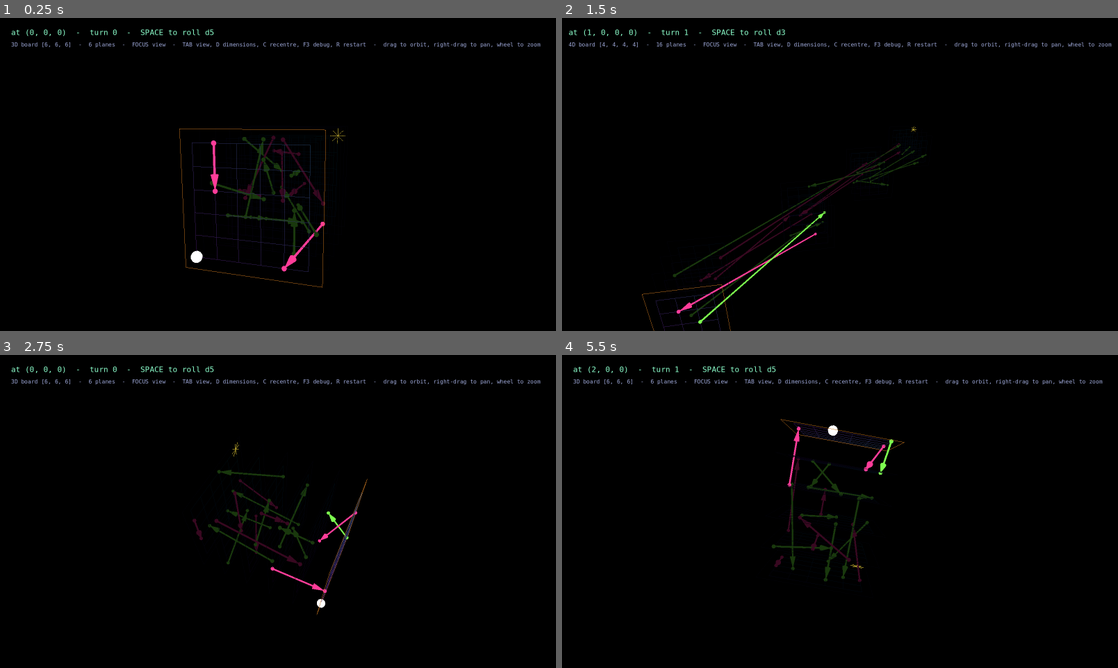
Above: before the commit, frames 1-4 (two rows, left to right).
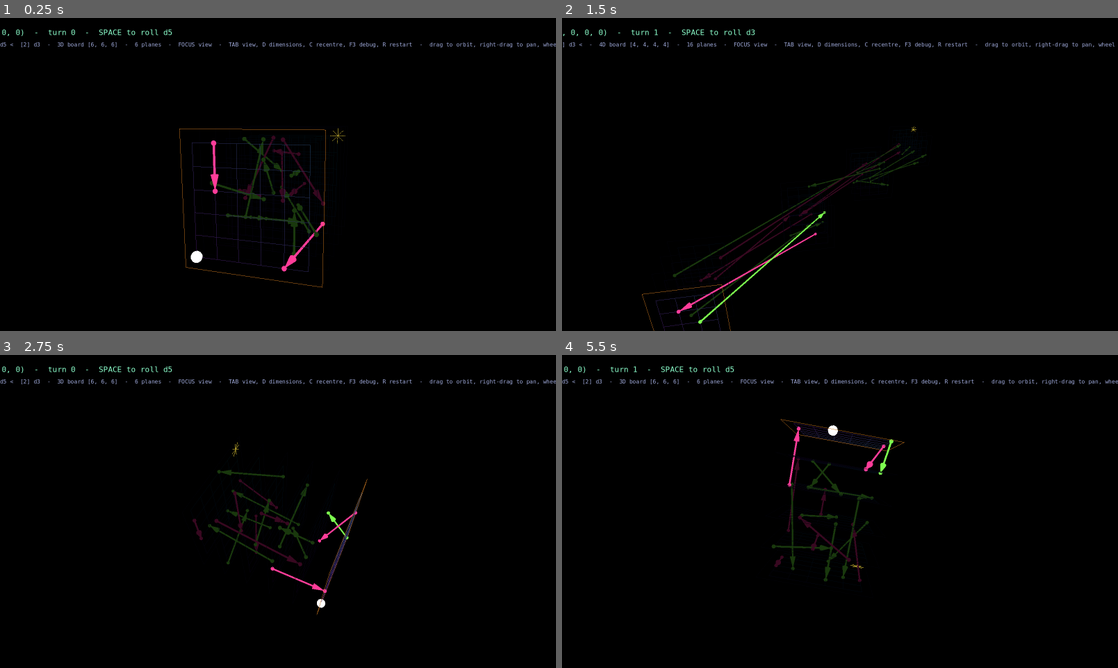
Above: after the commit, the same moments.

Repository: SamTech37/snakes-and-ladder-Ndim
Game: Godot game, scene res://src/main/main.tscn
The game is run twice, just before and just after one commit, with the same random seed, the same clock (stepped at 60 frames per second) and the same inputs.
Inputs (mouse positions are in pixels of both pictures, inside the frame that each line leads up to):
- Up to frame 1 (0.25 s): no input
- Up to frame 2 (1.5 s): tap Enter (ui_accept) at 0.5, 0.77, 1.07 s; move the mouse to (962, 158) at 0.52 s; hold D 0.53-1.25 s; tap X at 0.6 s; click (962, 158) at 0.67 s; tap 1 at 0.8 s; drag from (728, 190) to (812, 237) at 1.27 s
- Up to frame 3 (2.75 s): tap Enter (ui_accept) at 2 s; move the mouse to (333, 442) at 2.02 s; hold D from 2.03 s (still down); tap 9 at 2.1 s; tap R at 2.3 s
- Up to frame 4 (5.5 s): release D at 2.75 s; tap Enter (ui_accept) at 2.75, 3.5, 5 s; drag from (812, 574) to (673, 464) at 2.77 s; move the mouse to (1006, 558) at 3.52 s; hold Enter (ui_accept) 3.53-4.25 s; tap X at 3.8 s; drag from (673, 464) to (756, 433) at 4.27 s; move the mouse to (867, 511) at 5.02 s; tap 1 at 5.1 s; click (867, 511) at 5.17 s; tap 9 at 5.3 s

The runs differ from the first frame. In frame 1, 1.0% of the frame differs, in the area x 0-100%, y 3-10%; in frame 2, 1.0%; in frame 3, 1.0%; in frame 4, 1.0%.

Commit message:
feat: a dice kit and rerolls, so the far wall can be played against
Exact landing made the endgame a wait rather than a decision. tests/odds.gd
solves the lattice by value iteration: travel costs 2K(N-1)/(D+1) rolls and the
exact-landing rule multiplies that by 2.5-3x, all of it stall against the wall.
A bigger die is worse - on [4,4,4,4] a d6 costs 19.1 rolls against a d3's 9.6 -
because large faces are dead weight beside a wall.

So the player now picks a die before rolling. Rules.DICE is [6, 3], capped and
deduplicated per board, which gives [6,6,6] a d5 and a d3 and leaves [4,4,4,4]
with one d3. Measured: [6,6,6] falls from 13.4 expected rolls to 8.59.

No d1 in the kit: it makes a forward move legal everywhere but the goal, which
would delete the endgame outright. It is unlock material.

A roll that traps you - nothing legal, one forced move, or nothing that gets
closer - grants a reroll token, spent with X to roll again without spending a
turn. The token arrives on the roll that traps you, so a losing move is never
mandatory, which is why there is no separate decline option.

odds.gd asserts [6,6,6] stays inside 4-16 rolls so tuning cannot quietly turn
the game back into a slog. test_play.gd asserts the grant fires on exactly the
trapped rolls and that a reroll costs no turn.

Co-Authored-By: Claude Opus 5 <noreply@anthropic.com>

Diff:
--- a/src/game/rules.gd
+++ b/src/game/rules.gd
@@ -8,6 +8,41 @@
 ## whole game over them.
 
 const Board = preload("res://src/board/board.gd")
+
+## The dice the player picks between before rolling. Measured on [6,6,6]: a single d5
+## costs 13.4 rolls under optimal play and picking between d6 and d3 costs 9.4, which
+## beats every rule-level fix for the exact-landing endgame (declining a turn 10.4,
+## bouncing off the wall 10.4) and is a decision rather than a rule.
+##
+## ponytail: no d1. With a d1 a forward move is legal from every cell but the goal, so
+## it deletes the endgame, the forfeits and every reroll the player could earn -- it is
+## something to unlock, not something to hand over at the start.
+const DICE := [6, 3]
+
+
+## The kit as it exists on this board, capped and deduplicated. On a 4-wide lattice
+## both dice cap to 3, and offering the same die twice is noise.
+static func kit(size: PackedInt32Array) -> PackedInt32Array:
+	var out := PackedInt32Array()
+	for d in DICE:
+		var f := die_faces(d, size)
+		if not out.has(f):
+			out.append(f)
+	return out
+
+
+## True when this roll traps the player: nothing legal, one forced move, or nothing
+## that gets closer to the goal. Granting the token on the same roll that traps you is
+## what keeps a losing move from ever being mandatory -- you always hold one when it
+## matters, so no separate "decline" rule is needed.
+static func grants_reroll(moves: Array, from: PackedInt32Array, size: PackedInt32Array) -> bool:
+	if moves.size() <= 1:
+		return true
+	var d := Board.dist_to_goal(from, size)
+	for m in moves:
+		if Board.dist_to_goal(m["coords"], size) < d:
+			return false
+	return true
 
 
 ## d6 on a board wide enough for it. An axis of extent 5 can only ever be crossed in
--- a/src/hud/hud.gd
+++ b/src/hud/hud.gd
@@ -19,19 +19,43 @@
 		return
 	var here := "(%s)" % ", ".join(Array(s["coords"]).map(func(v): return str(v)))
 	if s["roll"] == 0:
-		status.text = "at %s  -  turn %d  -  SPACE to roll d%d" % [here, s["turns"], s["faces"]]
-		menu.text = "%dD board %s  -  %d planes  -  %s view  -  TAB view, D dimensions, C recentre, F3 debug, R restart  -  drag to orbit, right-drag to pan, wheel to zoom" \
-				% [s["size"].size(), str(s["size"]), Board.plane_count(s["size"]), s["mode"]]
+		status.text = "at %s  -  turn %d  -  SPACE to roll d%d%s" \
+				% [here, s["turns"], s["faces"], _tokens(s)]
+		menu.text = "%s  -  %dD board %s  -  %d planes  -  %s view  -  TAB view, D dimensions, C recentre, F3 debug, R restart  -  drag to orbit, right-drag to pan, wheel to zoom" \
+				% [_kit(s), s["size"].size(), str(s["size"]), Board.plane_count(s["size"]), s["mode"]]
 		return
-	status.text = "rolled %d  -  at %s  -  turn %d" % [s["roll"], here, s["turns"]]
+	status.text = "rolled %d on d%d  -  at %s  -  turn %d%s" \
+			% [s["roll"], s["faces"], here, s["turns"], _tokens(s)]
 	var moves: Array = s["moves"]
 	if moves.is_empty():
-		menu.text = "no legal move, turn forfeit  -  SPACE to roll again"
+		menu.text = "no legal move  -  %s  -  SPACE to roll again" % _escape(s)
 		return
 	var lines := PackedStringArray()
 	for i in moves.size():
 		lines.append("%d)  %s" % [i + 1, _move_label(moves[i], s["size"], s["links"])])
+	if s["rerolls"] > 0:
+		lines.append(_escape(s))
 	menu.text = "\n".join(lines)
+
+
+func _tokens(s: Dictionary) -> String:
+	return "" if s["rerolls"] == 0 else "  -  %d reroll%s" % [s["rerolls"], "" if s["rerolls"] == 1 else "s"]
+
+
+func _escape(s: Dictionary) -> String:
+	if s["rerolls"] <= 0:
+		return "no reroll left"
+	return "X to reroll (%d left)" % s["rerolls"]
+
+
+## The kit, with the selected die marked. The number keys pick between them while no
+## markers are up, which is the same key doing the other half of its job.
+func _kit(s: Dictionary) -> String:
+	var kit: PackedInt32Array = s["kit"]
+	var parts := PackedStringArray()
+	for i in kit.size():
+		parts.append("[%d] d%d%s" % [i + 1, kit[i], " <" if i == s["die_index"] else ""])
+	return "die  " + "  ".join(parts)
 
 
 func _move_label(m: Dictionary, size: PackedInt32Array, links: Dictionary) -> String:
--- a/src/main/main.gd
+++ b/src/main/main.gd
@@ -52,6 +52,14 @@
 ## using rather than snapping to the default. SPREAD is deliberately not remembered.
 var parked := {}
 
+## Which die in `Rules.kit(size)` the next roll uses. A big die is dead weight against
+## a wall -- picking the small one is how the endgame is played rather than endured.
+var die_index := 0
+
+## Spent with X to roll again without spending a turn. Earned on any roll that traps
+## you, so the compensation arrives exactly when the wall does.
+var rerolls := 0
+
 var dragging := false
 var panning := false
 
@@ -82,6 +90,8 @@
 	moves = []
 	won = false
 	busy = false
+	rerolls = 0
+	die_index = mini(die_index, Rules.kit(size).size() - 1)
 	rig.pan = Vector2.ZERO
 	view3d.size = size
 	player.position = view3d.world(coords)
@@ -100,13 +110,15 @@
 	hud.refresh({
 		"coords": coords, "size": size, "links": links, "moves": moves,
 		"roll": roll, "turns": turns, "won": won,
-		"faces": Rules.die_faces(6, size),
+		"faces": die_faces(), "kit": Rules.kit(size), "die_index": die_index,
+		"rerolls": rerolls,
 		"mode": "SPREAD" if view == View.SPREAD else "FOCUS",
 	})
 
 
+## Faces on the die currently selected.
 func die_faces() -> int:
-	return Rules.die_faces(6, size)
+	return Rules.kit(size)[die_index]
 
 
 ## Layout, camera and everything sitting on the board move together, so the deck
@@ -170,14 +182,38 @@
 
 
 func do_roll() -> void:
+	_roll(true)
+
+
+## Spends a token to roll again on the same turn. Nothing else undoes a bad roll, so
+## this is the whole escape hatch -- and a reroll that traps you again earns another
+## token, which is what stops a run of walls from spiralling.
+func reroll() -> void:
+	if busy or won or roll == 0 or rerolls <= 0:
+		return
+	rerolls -= 1
+	_roll(false)
+
+
+func _roll(spend_turn: bool) -> void:
 	roll = rng.randi_range(1, die_faces())
-	turns += 1
+	if spend_turn:
+		turns += 1
 	moves = Board.legal_moves(coords, size, roll)
+	if Rules.grants_reroll(moves, coords, size):
+		rerolls += 1
 	ghosts.show_moves(moves, links)
 	_redraw()
 	_refresh_hud()
-	if moves.is_empty():
-		roll = 0
+
+
+## Picks a die from the kit. Only between choices -- once markers are on the board the
+## number keys are choosing one of them.
+func _pick_die(i: int) -> void:
+	if won or i >= Rules.kit(size).size():
+		return
+	die_index = i
+	_refresh_hud()
 
 
 func choose(i: int) -> void:
@@ -276,7 +312,14 @@
 			return
 		elif event.is_action_pressed("ui_accept") and moves.is_empty():
 			do_roll()
+		elif event.keycode == KEY_X:
+			reroll()
 		elif event.keycode >= KEY_1 and event.keycode <= KEY_9:
-			choose(event.keycode - KEY_1)
+			# Same keys, two disjoint states: markers on the board means they are
+			# choosing a move, no markers means they are choosing the next die.
+			if moves.is_empty():
+				_pick_die(event.keycode - KEY_1)
+			else:
+				choose(event.keycode - KEY_1)
 		elif event.keycode == KEY_0:
 			choose(9)
--- /dev/null
+++ b/tests/odds.gd
@@ -0,0 +1,100 @@
+extends SceneTree
+
+## How long a game takes, solved rather than guessed.
+##
+## Value iteration over the whole lattice: E[rolls] from the start cell to the goal
+## under a player who always picks the best move and the best die. Driven through
+## Board.legal_moves() and Rules.kit(), so it measures the rules that ship rather than
+## a copy of them that can drift.
+##
+## Links are left out on purpose -- they are random per game, and what is being
+## measured here is the cost the *lattice* imposes: travel is 2K(N-1)/(D+1) rolls, and
+## the exact-landing endgame multiplies it. That multiplier is the number worth
+## watching, and it is the one a die or a rule change moves.
+##
+## Rerolls are left out for the same reason: they only ever lower this, so the number
+## printed here is the ceiling a real game plays under.
+##
+## Run: godot --headless --script tests/odds.gd
+
+const Board = preload("res://src/board/board.gd")
+const Rules = preload("res://src/game/rules.gd")
+const Main = preload("res://src/main/main.gd")
+
+## What a game on the default board should cost. Below this the board is a formality;
+## above it, a slog. The measured 13.4 rolls for a lone d5 sat at the top of it, and
+## the dice kit is what brought it down.
+const TARGET := Vector2(4.0, 16.0)
+
+
+func _initialize() -> void:
+	print("\n%-16s %6s %10s %10s" % ["board", "kit", "E[rolls]", "floor"])
+	for size in Main.SIZES:
+		var e := _solve(size)
+		print("%-16s %6s %10.2f %10.2f" % [str(size), str(Rules.kit(size)), e, _floor(size)])
+		if size == Main.SIZES[0]:
+			assert(e >= TARGET.x and e <= TARGET.y,
+					"%s takes %.1f rolls, outside the %.0f-%.0f the game is tuned for"
+					% [str(size), e, TARGET.x, TARGET.y])
+	print("")
+	quit()
+
+
+## Travel with no exact-landing rule: the Manhattan distance over the mean roll of the
+## best die in the kit. Everything above this is what the walls cost.
+func _floor(size: PackedInt32Array) -> float:
+	var best := 0.0
+	for d in Rules.kit(size):
+		best = maxf(best, (float(d) + 1.0) * 0.5)
+	return float(Board.dist_to_goal(Board.index_to_coords(0, size), size)) / best
+
+
+## Gauss-Seidel until it stops moving. Sweeping from the cells nearest the goal
+## outward means most states are solved in the first pass.
+func _solve(size: PackedInt32Array) -> float:
+	var n := Board.total_cells(size)
+	var goal := n - 1
+	var v := PackedFloat64Array()
+	v.resize(n)
+
+	var dist := PackedInt32Array()
+	dist.resize(n)
+	for i in n:
+		dist[i] = Board.dist_to_goal(Board.index_to_coords(i, size), size)
+	var order := range(n)
+	order.sort_custom(func(a, b): return dist[a] < dist[b])
+
+	var kit := Rules.kit(size)
+	for _pass in 500:
+		var delta := 0.0
+		for i in order:
+			if i == goal:
+				continue
+			var c := Board.index_to_coords(i, size)
+			var best := INF
+			# The player picks the die as well as the move, so the value of a cell is
+			# the value of its best die.
+			for faces in kit:
+				var acc := 0.0
+				var stuck := 0
+				for roll in range(1, faces + 1):
+					var moves := Board.legal_moves(c, size, roll)
+					if moves.is_empty():
+						stuck += 1
+						continue
+					var cheapest := INF
+					for m in moves:
+						cheapest = minf(cheapest, v[Board.coords_to_index(m["coords"], size)])
+					acc += cheapest
+				if stuck == faces:
+					continue
+				# A forfeit is a self-loop: E = (1 + sum of the rest) / (1 - p_stuck).
+				var e := (1.0 + acc / faces) / (1.0 - float(stuck) / faces)
+				best = minf(best, e)
+			if best == INF:
+				continue
+			delta = maxf(delta, absf(best - v[i]))
+			v[i] = best
+		if delta < 1e-9:
+			break
+	return v[0]
--- a/tests/test_play.gd
+++ b/tests/test_play.gd
@@ -6,6 +6,7 @@
 ## Run: godot --headless --script tests/test_play.gd
 
 const Board = preload("res://src/board/board.gd")
+const Rules = preload("res://src/game/rules.gd")
 const Pal = preload("res://src/palette.gd")
 const TURN_CAP := 2000
 
@@ -17,10 +18,34 @@
 		root.add_child(m)
 		await process_frame
 
+		# The kit is what the player picks between, so the pick has to reach the roll.
+		var kit := Rules.kit(size)
+		m._pick_die(kit.size() - 1)
+		assert(m.die_faces() == kit[kit.size() - 1], "picking a die did not change the roll")
+		m._pick_die(0)
+
 		var turns := 0
 		while not m.won and turns < TURN_CAP:
 			turns += 1
+			var before_tokens: int = m.rerolls
+			var at: PackedInt32Array = m.coords
 			m.do_roll()
+
+			# A trapped roll -- nothing legal, one forced move, or nothing that gets
+			# closer -- has to hand back a token, because that token is the only thing
+			# standing between the player and a mandatory losing move.
+			var trapped := Rules.grants_reroll(m.moves, at, size)
+			assert(m.rerolls == before_tokens + (1 if trapped else 0),
+					"reroll granted on the wrong roll")
+			assert(not trapped or m.rerolls > 0, "trapped with no way out")
+
+			# Spending a token buys another roll, not another turn.
+			if trapped and m.rerolls > 0:
+				var t: int = m.turns
+				var held: int = m.rerolls
+				m.reroll()
+				assert(m.turns == t, "a reroll cost a turn")
+				assert(m.rerolls <= held, "a reroll did not spend its token")
 			# Every marker is tinted by what it lands on -- untinted, the numbers say
 			# nothing about which move is a snake.
 			for i in m.moves.size():
Not shown, added: tests/odds.gd.uid
Not shown, changed: CLAUDE.md
